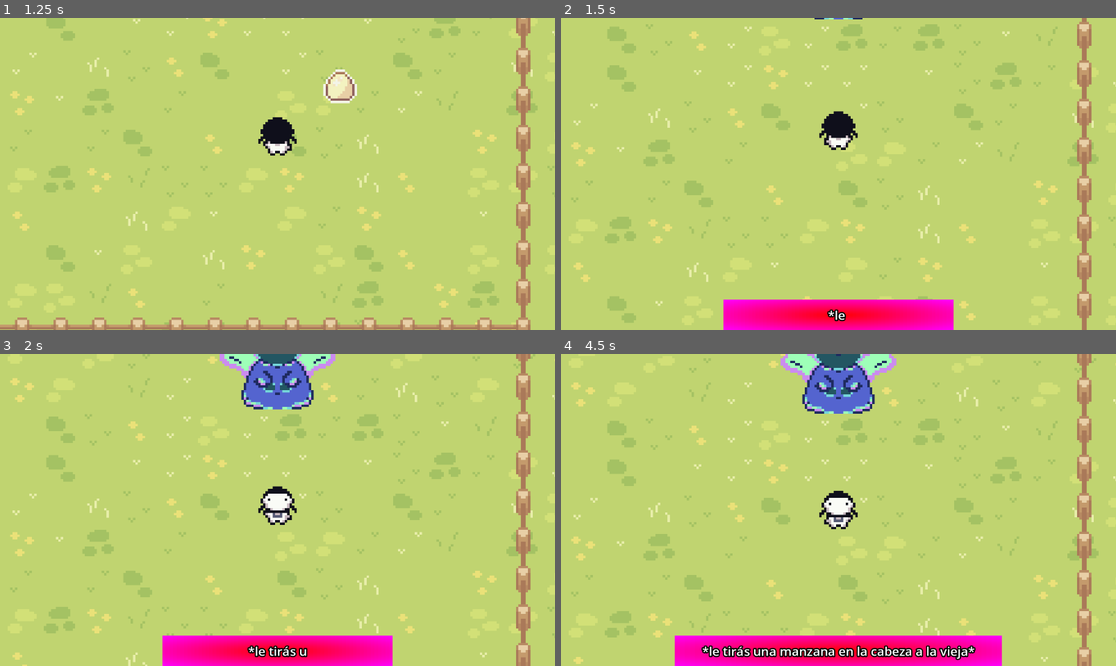
Above: before the commit, frames 1-4 (two rows, left to right).
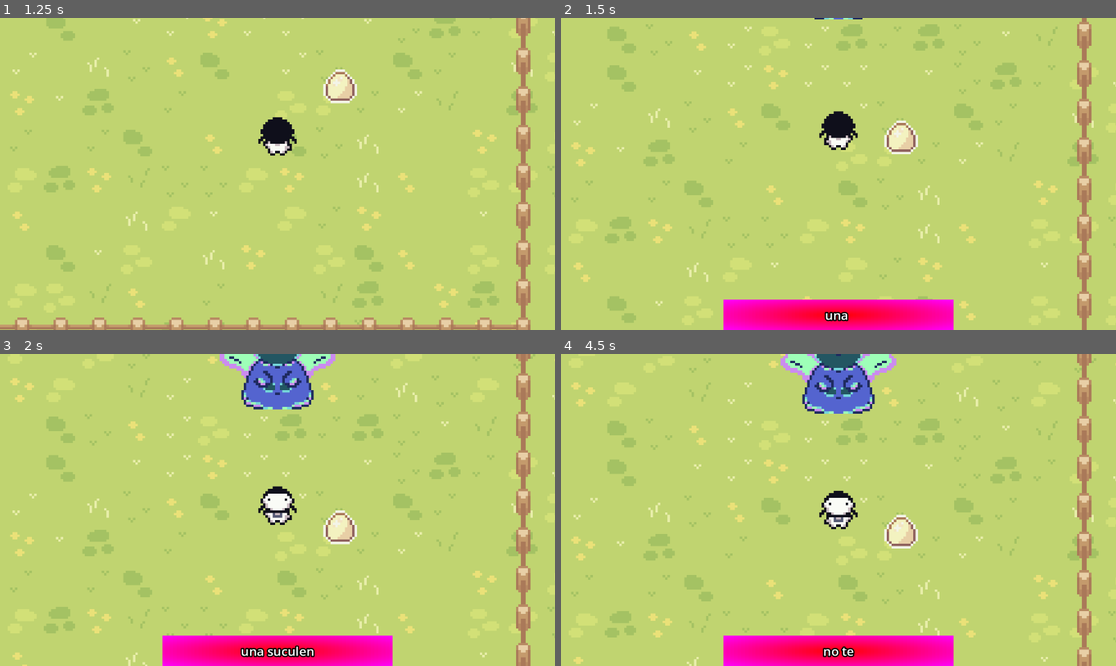
Above: after the commit, the same moments.

Repository: makiniqa/conocimiento-absurdo
Game: Godot game, scene res://Scenes/game.tscn
Two runs of this game, one before a commit and one after it. Both use one fixed random seed, a clock stepped at 60 frames per second and the inputs below.
Inputs:
- Up to frame 1 (1.25 s): click "Empezar" at 0.5 s
- Up to frame 2 (1.5 s): tap Enter at 1.25 s; hold Right (right) from 1.28 s (still down); tap Z at 1.35 s
- Up to frame 3 (2 s): keep holding Right (right); tap Space at 1.52 s
- Up to frame 4 (4.5 s): release Right (right) at 2.03 s; hold Down (down) 2.03-2.78 s; tap Enter at 2.1, 3.6 s; tap Space at 2.27, 3.77 s; hold Right (right) 2.78-3.53 s; tap Z at 2.85, 4.35 s; hold Up (up) 3.53-4.28 s; hold Left (left) from 4.28 s (still down)

Frame 1 is identical in both runs. In frame 2, 0.6% of the frame differs, in the area x 47-65%, y 32-98%; in frame 3, 0.9%; in frame 4, 4.4%, in the area x 20-80%, y 51-100%.

Commit message:
diálogo de interactuables cambia dependiendo de si hablaste o no con orcnella

Diff:
--- a/Scenes/nivel_1.tscn
+++ b/Scenes/nivel_1.tscn
@@ -744,6 +744,10 @@
 position = Vector2(-20, 81)
 texture = ExtResource("9_xvap8")
 
+[node name="Moneda" parent="." unique_id=1417835234 instance=ExtResource("4_22i05")]
+position = Vector2(43, 0)
+texture = ExtResource("9_xvap8")
+
 [node name="DialogueBox" parent="." unique_id=380382360 instance=ExtResource("6_jmhww")]
 top_level = true
 y_sort_enabled = true
@@ -769,5 +773,6 @@
 [connection signal="interact" from="libreria" to="." method="_on_libreria_interact"]
 [connection signal="interact" from="Vuvuzela" to="." method="_on_vuvuzela_interact"]
 [connection signal="interact" from="Manzana" to="." method="_on_manzana_interact"]
+[connection signal="interact" from="Moneda" to="." method="_on_moneda_interact"]
 [connection signal="endQueue" from="DialogueBox" to="." method="_on_dialogue_box_end_queue"]
 [connection signal="animation_finished" from="AnimationPlayer" to="." method="_on_animation_player_animation_finished"]
--- a/Scripts/nivel_1.gd
+++ b/Scripts/nivel_1.gd
@@ -90,13 +90,33 @@
 
 func _on_vuvuzela_interact() -> void:
 	$Player.active = false
-	$Vuvuzela.queue_free()
-	$DialogueBox.queue_display_text("*hacés un montón de ruido*", DialogueBox.default_talking_speed, "honk")
-	$DialogueBox.queue_display_text("pero la vieja no se inmuta", DialogueBox.default_talking_speed, "honk")
+	if hablaste_con_orcnella:
+		$Vuvuzela.queue_free()
+		$DialogueBox.queue_display_text("*hacés un montón de ruido*", DialogueBox.default_talking_speed, "honk")
+		$DialogueBox.queue_display_text("pero la vieja no se inmuta", DialogueBox.default_talking_speed, "honk")
+	else:
+		$DialogueBox.queue_display_text("una vuvuzela", DialogueBox.default_talking_speed, "honk")
+		$DialogueBox.queue_display_text("cómo odiás estas vergas", DialogueBox.default_talking_speed, "honk")
 
 func _on_manzana_interact() -> void:
 	$Player.active = false
-	$Manzana.queue_free()
-	$DialogueBox.queue_display_text("*le tirás una manzana en la cabeza a la vieja*", DialogueBox.default_talking_speed, "honk")
-	$DialogueBox.queue_display_text("bueno tus modales no son los mejores pibe", DialogueBox.default_talking_speed, "honk")
-	$DialogueBox.queue_display_text("pero gracias tenía hambre", DialogueBox.default_talking_speed, "honk")
+	if hablaste_con_orcnella:
+		$Manzana.queue_free()
+		$DialogueBox.queue_display_text("*le tirás una manzana en la cabeza a la vieja*", DialogueBox.default_talking_speed, "honk")
+		$DialogueBox.queue_display_text("bueno tus modales no son los mejores pibe", DialogueBox.default_talking_speed, "honk")
+		$DialogueBox.queue_display_text("pero gracias tenía hambre", DialogueBox.default_talking_speed, "honk")
+	else:
+		$DialogueBox.queue_display_text("una suculenta manzana", DialogueBox.default_talking_speed, "honk")
+		$DialogueBox.queue_display_text("no tenés hambre.", DialogueBox.default_talking_speed, "honk")
+
+func _on_moneda_interact() -> void:
+	$Player.active = false
+	if hablaste_con_orcnella:
+		$Moneda.queue_free()
+		$DialogueBox.queue_display_text("*tirás la moneda del otro lado de la cerca*", DialogueBox.default_talking_speed, "honk")
+		$DialogueBox.queue_display_text("che vieja", DialogueBox.default_talking_speed, "honk")
+		$DialogueBox.queue_display_text("mirá hay plata por allá", DialogueBox.default_talking_speed, "honk")
+		$DialogueBox.queue_display_text("no creo en el dinero pibe", DialogueBox.default_talking_speed, "honk")
+		$DialogueBox.queue_display_text("ni en los microondas", DialogueBox.default_talking_speed, "honk")
+	else:
+		$DialogueBox.queue_display_text("uia, platita", DialogueBox.default_talking_speed, "honk")
